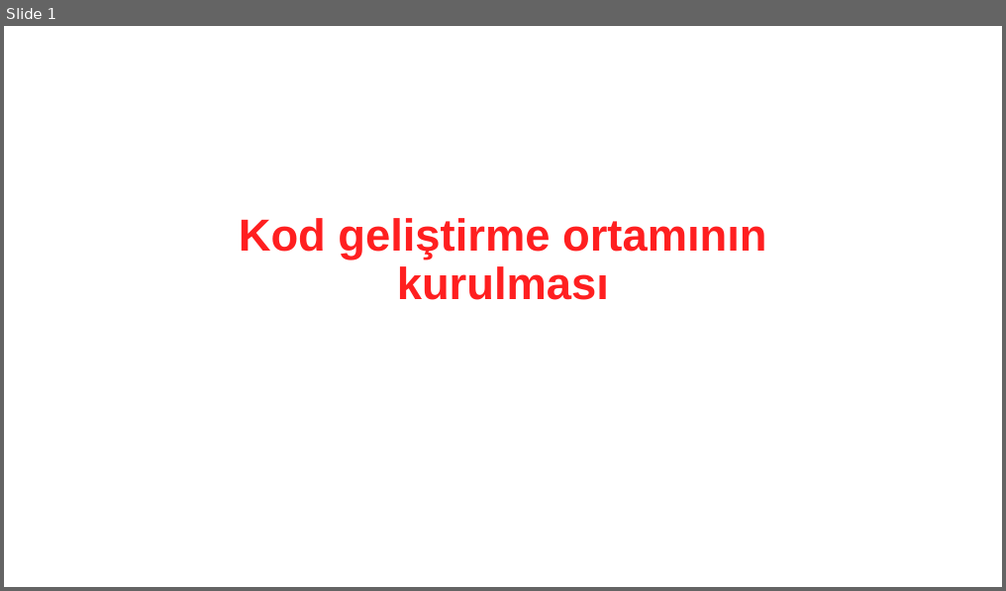
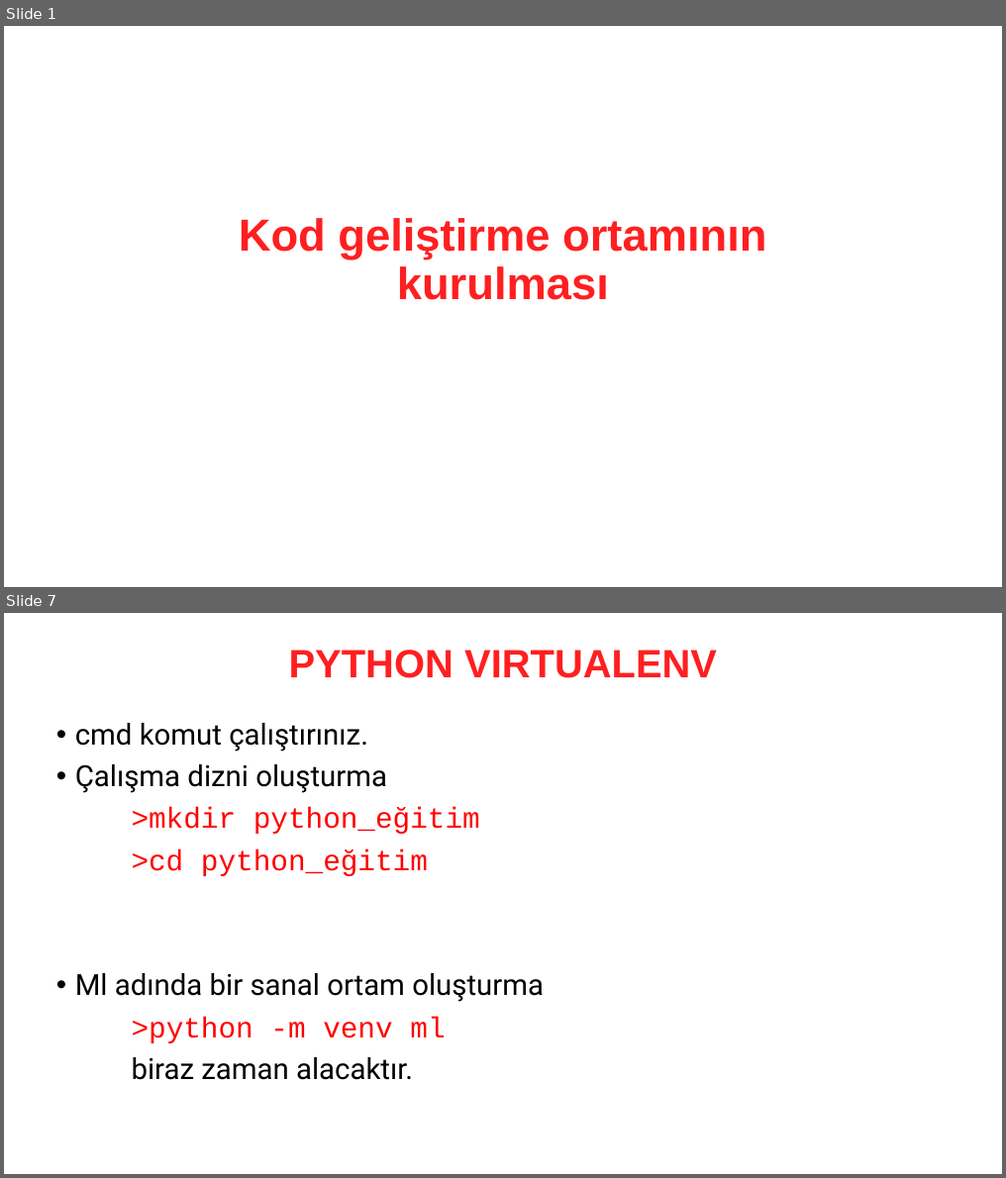
Before and after one commit to MustafaErenSonkaya/machine-learning-with-python-101, a slide deck: presentations/07. Kod geliştirme ortamının kurulması.pptx. Shown one above the other, each under a label of ours: slide 1 before the commit, slides 1 and 7 after it; the slides between them are not shown. The pictures are 1006x591 and 1006x1178 pixels, drawn with LibreOffice and Linux fonts; fonts in the diff are those of the drawing. Boxes give left, top, right and bottom in pixels: in the first picture for what was removed or moved away, otherwise in the second. Text is boxed around its words. In the diff, an @@ line names an element or a change of style, - is before the commit and + after.

```diff
--- a/presentations/07. Kod geliştirme ortamının kurulması.pptx
+++ b/presentations/07. Kod geliştirme ortamının kurulması.pptx
@@ slide 7 added at (4, 613, 1002, 1174), background #FFFFFF @@
@@ title added at (289, 650, 717, 678), 38 pt, text #FF1F20, bold @@
+PYTHON VIRTUALENV
@@ text added at (75, 723, 544, 1080), 28 pt, text #000000 @@
+• cmd komut çalıştırınız.
+• Çalışma dizni oluşturma
+>mkdir python_eğitim
+>cd python_eğitim
+• Ml adında bir sanal ortam oluşturma
+>python -m venv ml
+biraz zaman alacaktır.
```
Also in this commit, not shown: 1 slide changed, 9 other slides added, 52 other files.
